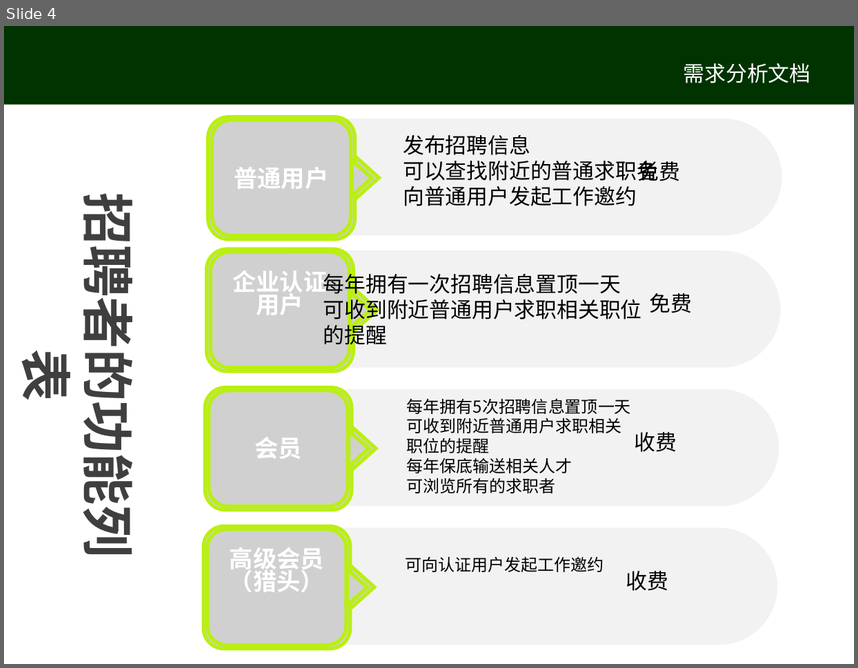
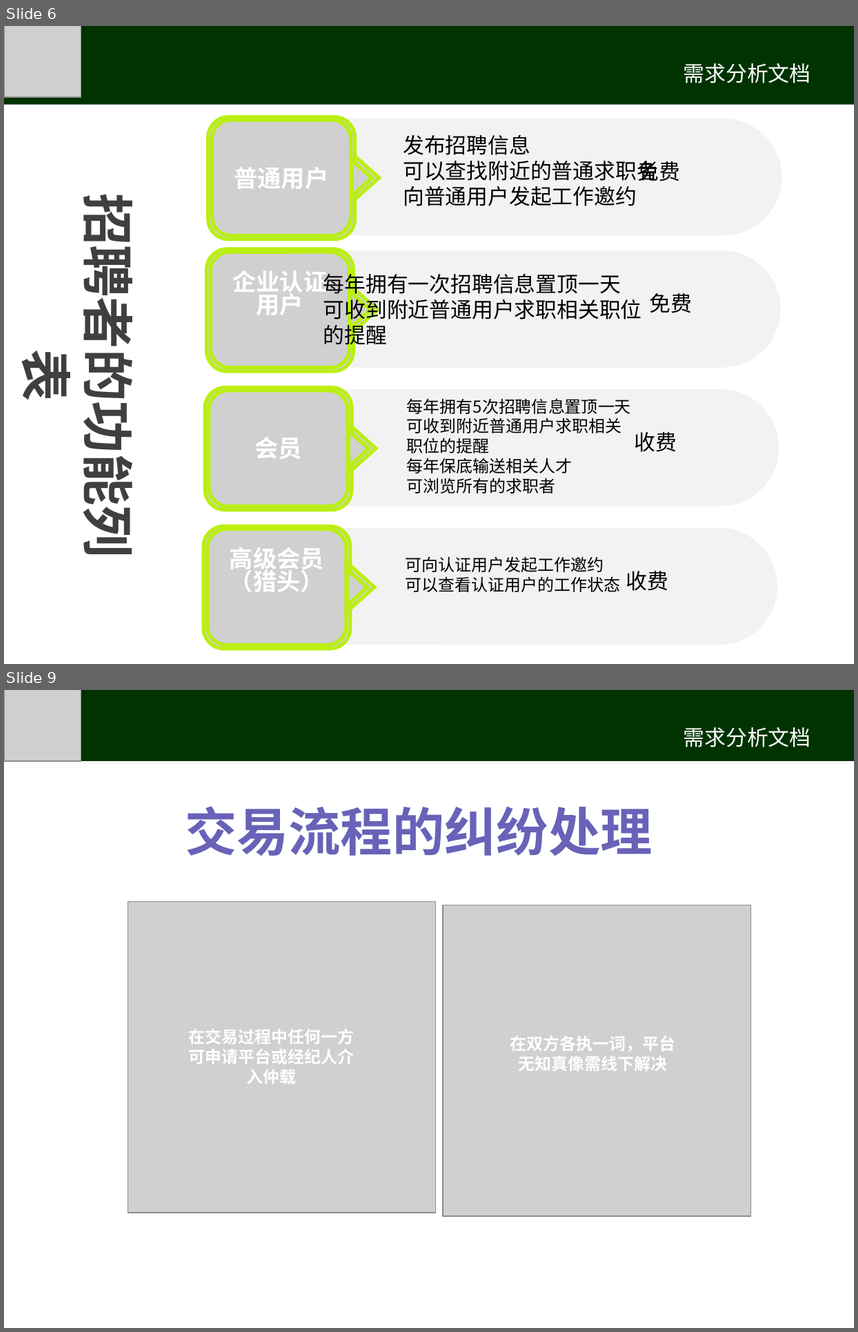
Before and after one commit to libai/doc, a slide deck: ppt/需求分析.ppt. Shown one above the other, each under a label of ours: slide 4 before the commit, slides 6 and 9 after it; the slides between them are not shown. The pictures are 858x668 and 858x1332 pixels, drawn with LibreOffice and Linux fonts; fonts in the diff are those of the drawing; grey boxes stand for pictures; background and template pictures are left out. Boxes give left, top, right and bottom in pixels: in the first picture for what was removed or moved away, otherwise in the second. Text is boxed around its words. In the diff, an @@ line names an element or a change of style, - is before the commit and + after.

```diff
--- a/ppt/需求分析.ppt
+++ b/ppt/需求分析.ppt
@@ slide 9 added at (4, 690, 854, 1328), background #FFFFFF @@
@@ rectangle added at (4, 690, 854, 761), fill #003300 @@
@@ picture added at (4, 690, 81, 760) @@
@@ text added at (684, 727, 811, 747), 18 pt, text #FFFFFF @@
+需求分析文档
@@ text added at (185, 806, 653, 856), 44 pt, text #6862B8, bold @@
+交易流程的纠纷处理
@@ picture added at (128, 902, 436, 1213) @@
@@ picture added at (443, 905, 751, 1216) @@
@@ text added at (189, 1029, 355, 1084), 14 pt, text #FFFFFF, bold @@
+在交易过程中任何一方可申请平台或经纪人介入仲载
@@ text added at (510, 1036, 676, 1071), 14 pt, text #FFFFFF, bold @@
+在双方各执一词，平台无知真像需线下解决
@@ what was slide 4 is now slide 6 @@
@@ slide 6 changed as well @@
@@ picture added at (4, 26, 81, 96) @@
@@ text at (405, 576, 620, 592): paragraph added @@
+可以查看认证用户的工作状态
```
Also in this commit, not shown: 5 other slides changed, 4 other slides added, 1 other file.
